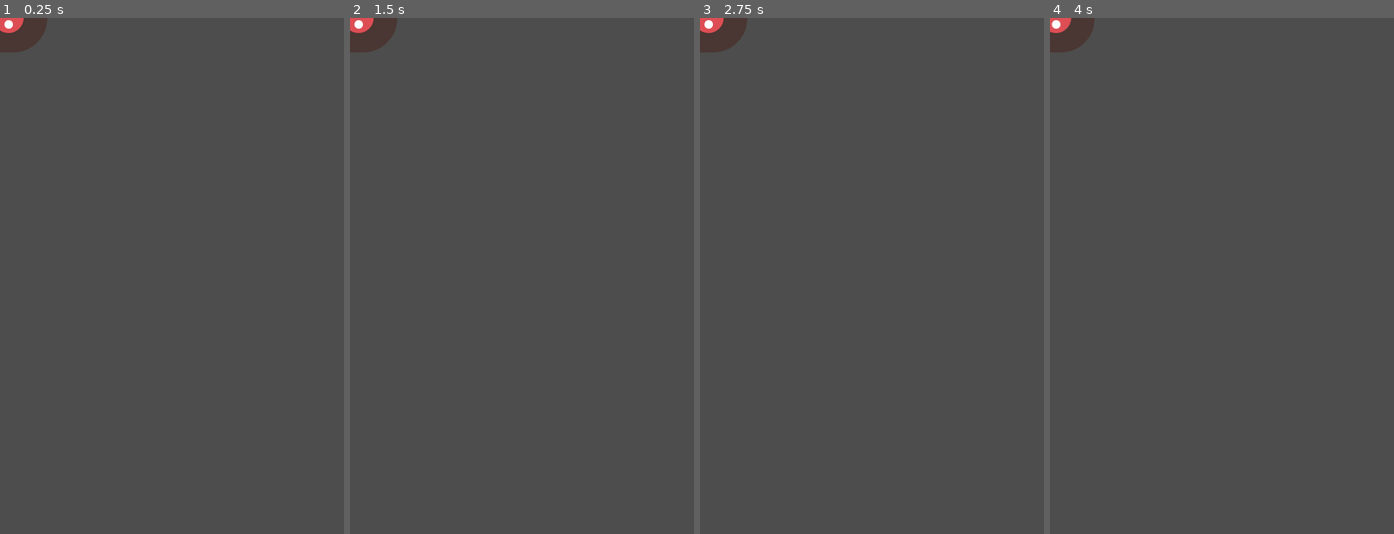
Above: before the commit, frames 1-4 (left to right).
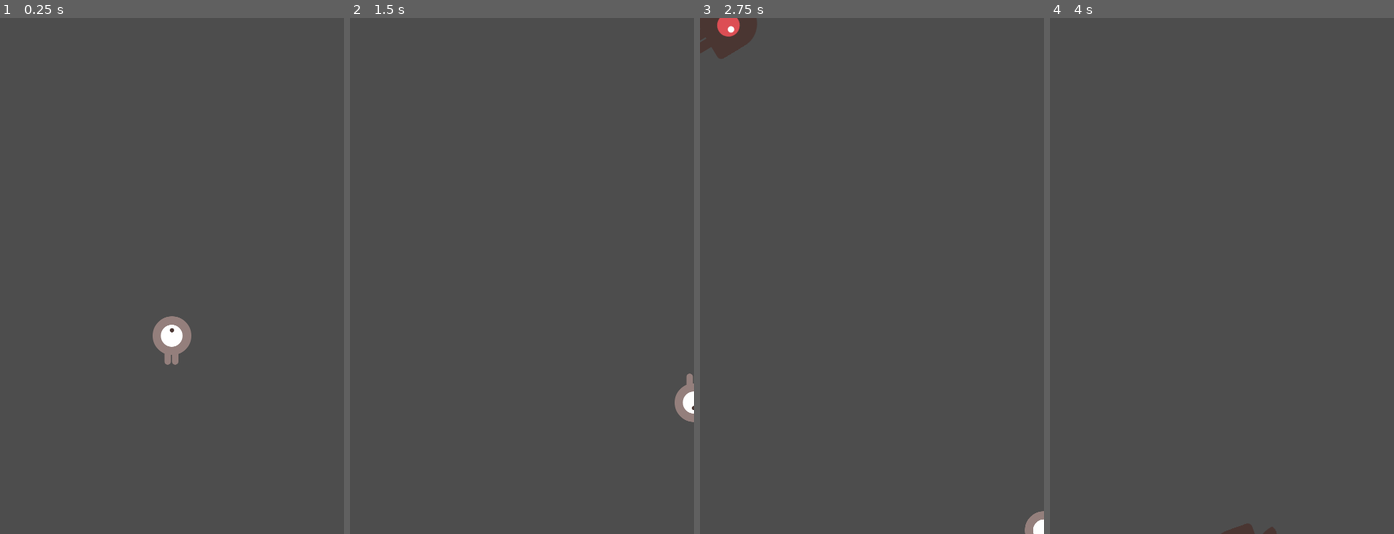
Above: after the commit, the same moments.

Repository: Chris-Mooney852/godot_tutorial
Game: Godot game, scene res://main.tscn
Same seed, same stepped clock (60 frames per second), same inputs: the game is played once before the commit and once after it. Before the commit the project starts from res://mob.tscn.
Inputs:
- Up to frame 1 (0.25 s): no input
- Up to frame 2 (1.5 s): hold Right (move_right) 0.53-1.28 s; hold Down (move_down) from 1.28 s (still down)
- Up to frame 3 (2.75 s): release Down (move_down) at 2.03 s; hold Right (move_right) from 2.03 s (still down)
- Up to frame 4 (4 s): release Right (move_right) at 2.78 s; hold Up (move_up) 2.78-3.53 s; hold Left (move_left) from 3.53 s (still down)

The runs differ from the first frame. In frame 1, 1.5% of the frame differs, in the area x 0-56%, y 0-68%; in frame 2, 1.1%; in frame 3, 0.8%; in frame 4, 0.9%.

Commit message:
fix collisions

Diff:
--- a/main.gd
+++ b/main.gd
@@ -18,6 +18,7 @@
 	$MobTimer.stop()
 
 func new_game():
+	print('new game')
 	score = 0
 	$Player.start($StartPosition.position)
 	$ScoreTimer.start()
--- a/main.tscn
+++ b/main.tscn
@@ -24,6 +24,7 @@
 [node name="StartTimer" type="Timer" parent="."]
 wait_time = 2.0
 one_shot = true
+autostart = true
 
 [node name="StartPosition" type="Marker2D" parent="."]
 position = Vector2(240, 450)
--- a/mob.tscn
+++ b/mob.tscn
@@ -44,13 +44,18 @@
 "speed": 3.0
 }]
 
+[sub_resource type="CapsuleShape2D" id="CapsuleShape2D_ikqkp"]
+radius = 46.0
+height = 92.0
+
 [node name="Mob" type="RigidBody2D"]
-light_mask = 0
+collision_mask = 0
 gravity_scale = 2.66454e-15
 script = ExtResource("1_2nr0h")
 metadata/_edit_group_ = true
 
 [node name="AnimatedSprite2D" type="AnimatedSprite2D" parent="."]
+scale = Vector2(0.75, 0.75)
 sprite_frames = SubResource("SpriteFrames_3o51n")
 animation = &"walk"
 frame = 1
@@ -59,3 +64,4 @@
 [node name="VisibleOnScreenNotifier2D" type="VisibleOnScreenNotifier2D" parent="."]
 
 [node name="CollisionShape2D" type="CollisionShape2D" parent="."]
+shape = SubResource("CapsuleShape2D_ikqkp")
--- a/project.godot
+++ b/project.godot
@@ -11,7 +11,7 @@
 [application]
 
 config/name="tutorial"
-run/main_scene="res://mob.tscn"
+run/main_scene="res://main.tscn"
 config/features=PackedStringArray("4.1", "Forward Plus")
 config/icon="res://icon.svg"
 
Not shown: 1 places in mob.tscn that only renumber resources
